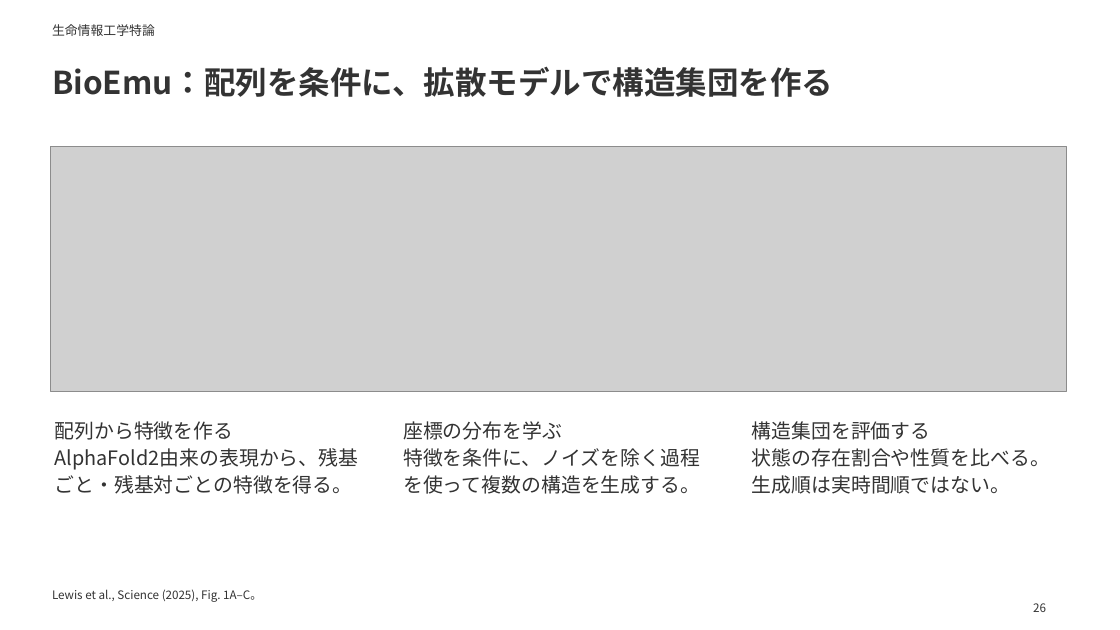
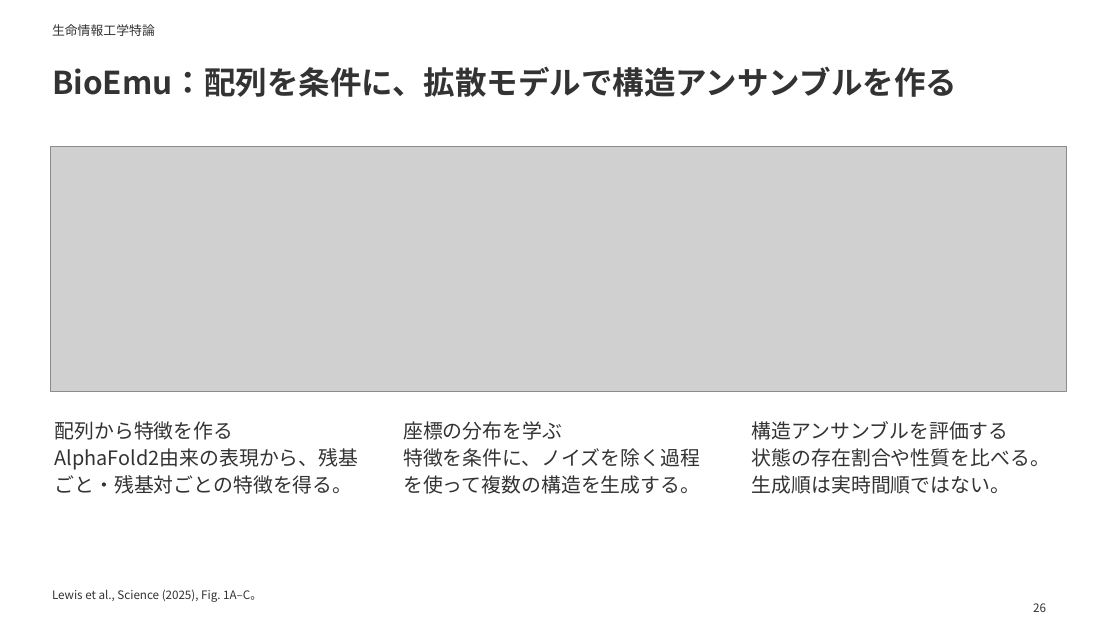
Before and after one commit to matsunagalab/lecture_bioinfo, a slide deck: slide 26 of 13_構造集団を生成するAI/13_構造集団を生成するAI.pptx. Drawn at 1120x630 pixels with LibreOffice and Linux fonts; fonts in the diff are those of the drawing; grey boxes stand for pictures. Boxes give left, top, right and bottom in pixels: in the first picture for what was removed or moved away, otherwise in the second. Text is boxed around its words. In the diff, an @@ line names an element or a change of style, - is before the commit and + after.

```diff
--- a/13_構造集団を生成するAI/13_構造集団を生成するAI.pptx
+++ b/13_構造集団を生成するAI/13_構造集団を生成するAI.pptx
@@ text at [52, 66, 957, 97]: text changed @@
-BioEmu：配列を条件に、拡散モデルで構造集団を作る
+BioEmu：配列を条件に、拡散モデルで構造アンサンブルを作る
@@ text at [752, 421, 1009, 440]: text changed @@
-構造集団を評価する
+構造アンサンブルを評価する
```
Also in this commit, not shown: 13 other slides changed, 27 other files.
